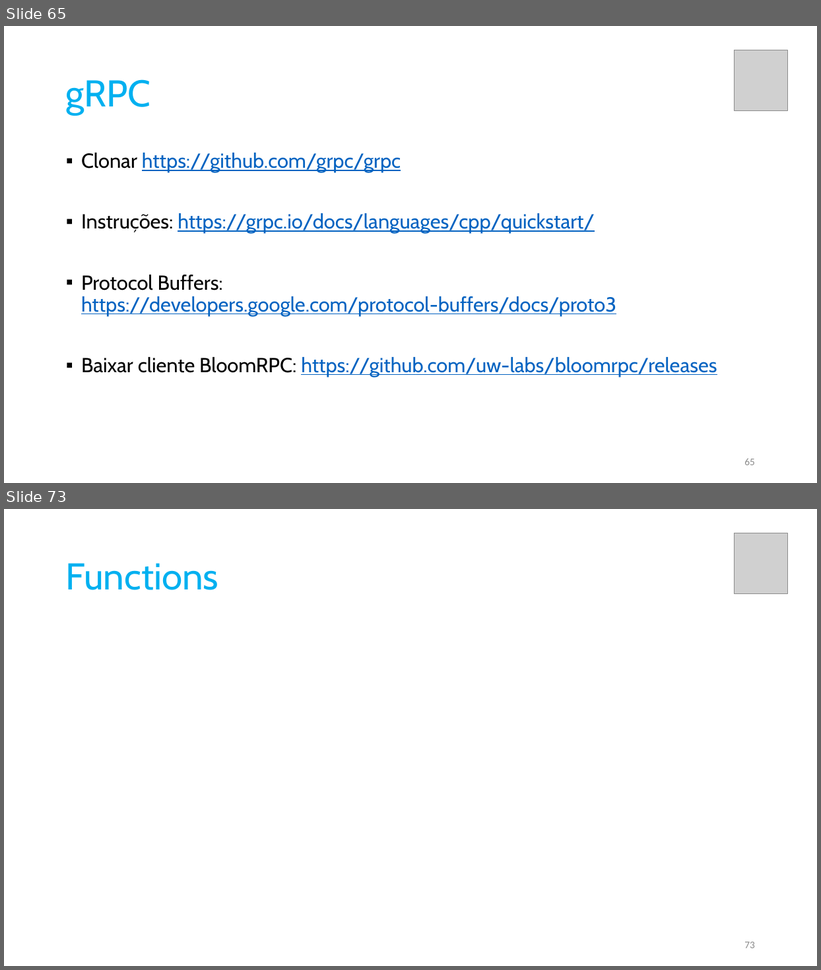
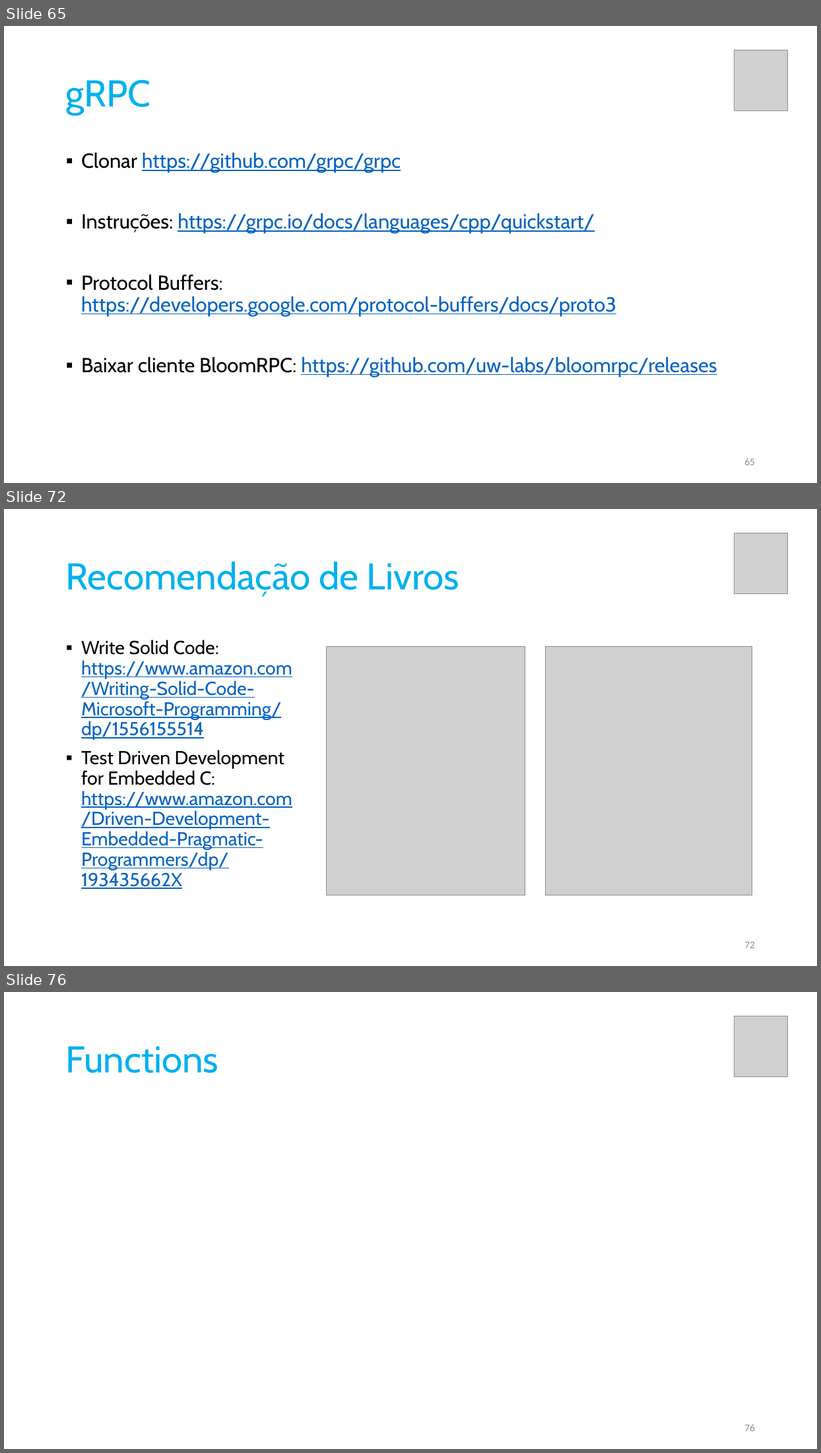
Before and after one commit to pfaco/ees_cpp, a slide deck: slides/C++.pptx. Shown one above the other, each under a label of ours: slides 65 and 73 before the commit, slides 65, 72 and 76 after it; the slides between them are not shown. The pictures are 821x970 and 821x1453 pixels, drawn with LibreOffice and Linux fonts; fonts in the diff are those of the drawing; grey boxes stand for pictures. Boxes give left, top, right and bottom in pixels: in the first picture for what was removed or moved away, otherwise in the second. Text is boxed around its words. In the diff, an @@ line names an element or a change of style, - is before the commit and + after.

```diff
--- a/slides/C++.pptx
+++ b/slides/C++.pptx
@@ slide 72 added at (4, 509, 817, 966), background #FFFFFF @@
@@ picture added at (735, 533, 789, 593) @@
@@ title added at (66, 561, 459, 597), 44 pt, text #00B0F0 @@
+Recomendação de Livros
@@ text added at (81, 640, 292, 889), 22.2 pt, text #0563C1, underline @@
+▪ Write Solid Code:
+  https://www.amazon.com/Writing-Solid-Code-Microsoft-Programming/dp/1556155514
+▪ Test Driven Development for Embedded C:
+  https://www.amazon.com/Driven-Development-Embedded-Pragmatic-Programmers/dp/193435662X
@@ picture added at (326, 647, 525, 896) @@
@@ picture added at (546, 647, 752, 896) @@
@@ page number added at (745, 942, 755, 949), 12 pt, text #8C8C8C @@
+72
@@ what was slide 73 is now slide 76 @@
@@ page number at (745, 1424, 755, 1432): text changed @@
-73
+76
```
Also in this commit, not shown: 5 slides changed, 13 other slides added, 6 slides removed, 9 other files.
